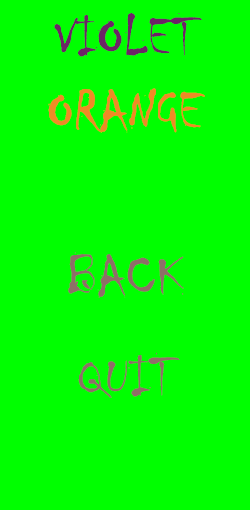
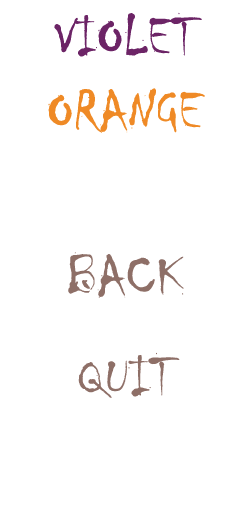
Layers edited between the first and the second 250 x 510 image:
removed layer "Arrière-plan" over left=0, top=0, right=250, bottom=510
